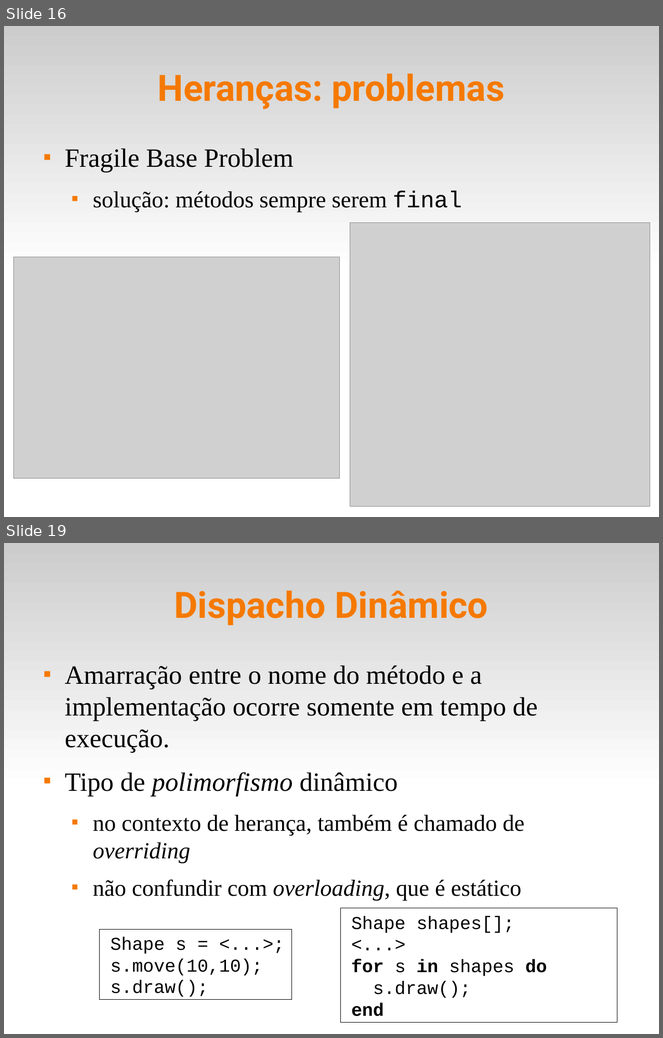
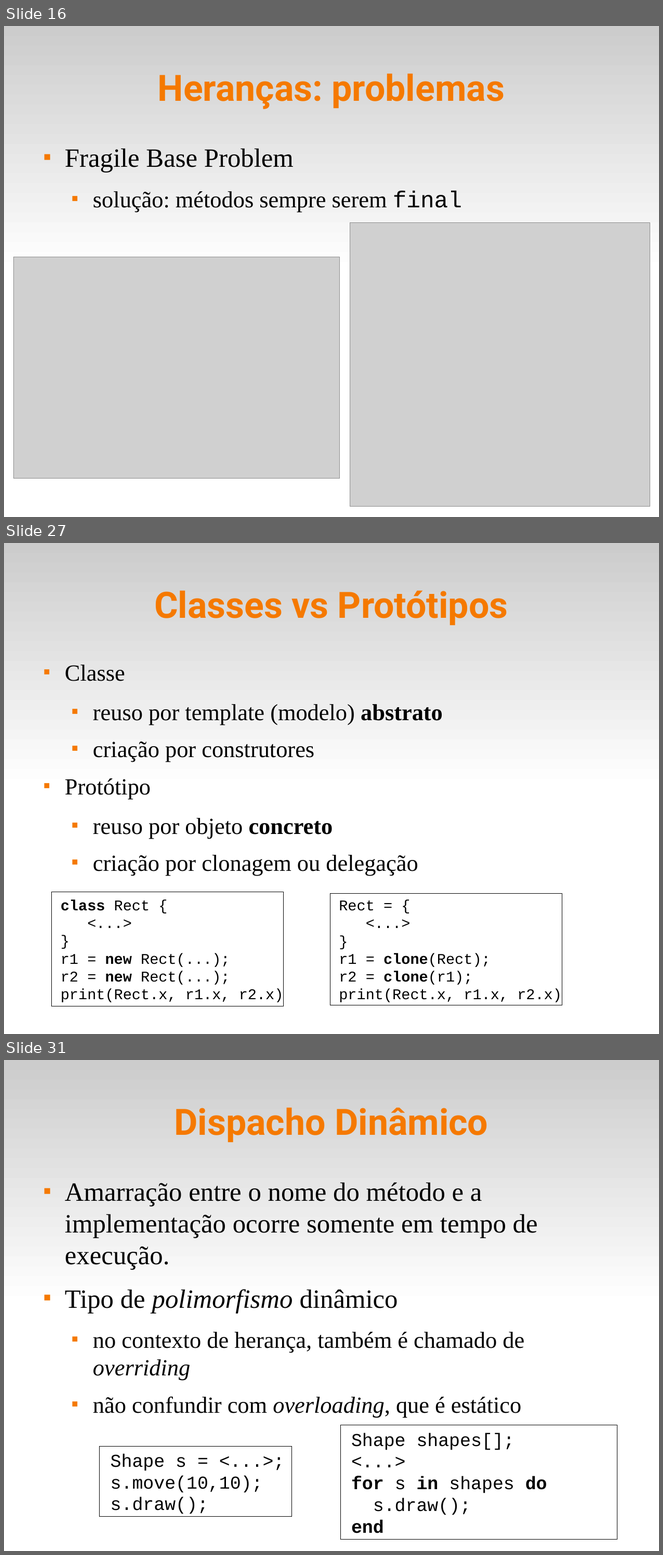
Before and after one commit to fsantanna-uerj/EDL, a slide deck: slides/edl-09-oo.odp. Shown one above the other, each under a label of ours: slides 16 and 19 before the commit, slides 16, 27 and 31 after it; the slides between them are not shown. The pictures are 663x1038 and 663x1555 pixels, drawn with LibreOffice and Linux fonts; fonts in the diff are those of the drawing; grey boxes stand for pictures. Boxes give left, top, right and bottom in pixels: in the first picture for what was removed or moved away, otherwise in the second. Text is boxed around its words. In the diff, an @@ line names an element or a change of style, - is before the commit and + after.

```diff
--- a/slides/edl-09-oo.odp
+++ b/slides/edl-09-oo.odp
@@ slide 27 added at [4, 543, 659, 1034], background #FFFFFF; not listed: 1 template element that a slide beside it also shows @@
@@ title added at [154, 590, 508, 625], 44 pt, text #F57900, bold @@
+Classes vs Protótipos
@@ text added at [65, 665, 443, 876], 28 pt, text #000000 @@
+■ Classe
+  ■ reuso por template (modelo) abstrato
+  ■ criação por construtores
+■ Protótipo
+  ■ reuso por objeto concreto
+  ■ criação por clonagem ou delegação
@@ rectangle added at [51, 892, 283, 1007], fill #FFFFFF, outline #000000 0 pt, 18 pt, text #000000 @@
+class Rect {
+<...>
+}
+r1 = new Rect(...);
+r2 = new Rect(...);
+print(Rect.x, r1.x, r2.x)
@@ rectangle added at [331, 894, 562, 1006], fill #FFFFFF, outline #000000 0 pt, 18 pt, text #000000 @@
+Rect = {
+<...>
+}
+r1 = clone(Rect);
+r2 = clone(r1);
+print(Rect.x, r1.x, r2.x)
@@ what was slide 19 is now slide 31 @@
```
Also in this commit, not shown: 3 slides changed, 11 other slides added, 5 other files.
